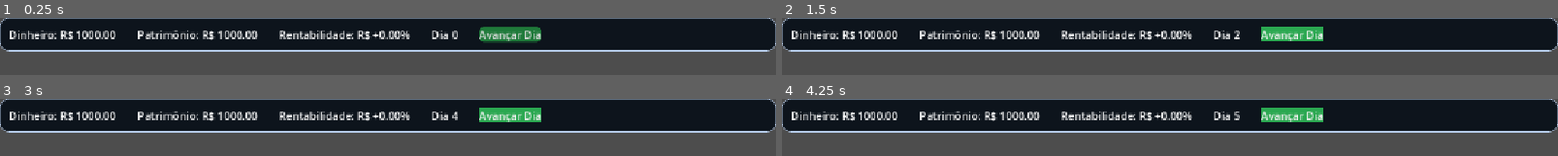
Above: before the commit, frames 1-4 (two rows, left to right).
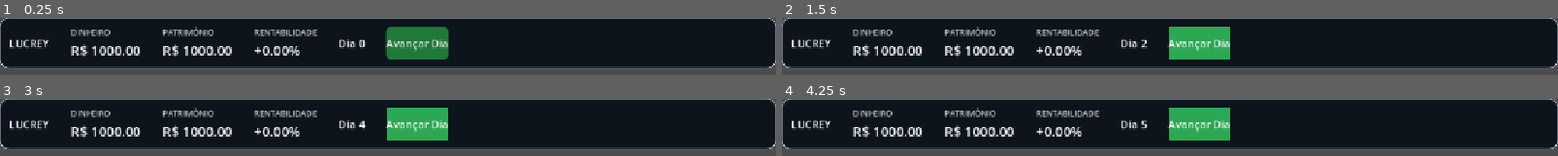
Above: after the commit, the same moments.

Repository: sofiabali/Lucrey
Game: Godot game, scene res://scenes/main.tscn
Two runs of this game, one before a commit and one after it. Both use one fixed random seed, a clock stepped at 60 frames per second and the inputs below. This scene is started directly instead of the project's main scene.
Inputs:
- Up to frame 1 (0.25 s): no input
- Up to frame 2 (1.5 s): click "Avançar Dia" at 0.5 s; click "Avançar Dia" at 1.25 s
- Up to frame 3 (3 s): click "Avançar Dia" at 2 s; tap Enter at 2.75 s
- Up to frame 4 (4.25 s): tap Space at 3.5 s

The runs differ from the first frame. In frame 1, 45% of the frame differs, in the area x 0-100%, y 15-89%; in frame 2, 44%; in frame 3, 44%; in frame 4, 44%.

Commit message:
Mudando tema a depender da rentabilidade

Diff:
--- a/jogo/scenes/hud.tscn
+++ b/jogo/scenes/hud.tscn
@@ -19,17 +19,54 @@
 layout_mode = 2
 theme_override_constants/separation = 32
 
-[node name="LabelDinheiro" type="Label" parent="BarraSuperior/Margem/Linha" unique_id=1379602662]
+[node name="Logo" type="Label" parent="BarraSuperior/Margem/Linha" unique_id=2879745]
+layout_mode = 2
+text = "LUCREY"
+
+[node name="GrupoDinheiro" type="VBoxContainer" parent="BarraSuperior/Margem/Linha" unique_id=507080946]
+layout_mode = 2
+
+[node name="TituloDinheiro" type="Label" parent="BarraSuperior/Margem/Linha/GrupoDinheiro" unique_id=1379602662]
 unique_name_in_owner = true
 layout_mode = 2
+theme_override_colors/font_color = Color(0.8047428, 0.8047426, 0.8047426, 1)
+theme_override_font_sizes/font_size = 12
+text = "DINHEIRO"
 
-[node name="LabelPatrimonio" type="Label" parent="BarraSuperior/Margem/Linha" unique_id=671811843]
+[node name="ValorDinheiro" type="Label" parent="BarraSuperior/Margem/Linha/GrupoDinheiro" unique_id=158899059]
 unique_name_in_owner = true
 layout_mode = 2
+theme_override_font_sizes/font_size = 20
 
-[node name="LabelRentabilidade" type="Label" parent="BarraSuperior/Margem/Linha" unique_id=37296622]
+[node name="GrupoPatrimonio" type="VBoxContainer" parent="BarraSuperior/Margem/Linha" unique_id=1389410618]
+layout_mode = 2
+
+[node name="TituloPatrimonio" type="Label" parent="BarraSuperior/Margem/Linha/GrupoPatrimonio" unique_id=671811843]
 unique_name_in_owner = true
 layout_mode = 2
+theme_override_colors/font_color = Color(0.8039216, 0.8039216, 0.8039216, 1)
+theme_override_font_sizes/font_size = 12
+text = "PATRIMÒNIO"
+
+[node name="ValorPatrimonio" type="Label" parent="BarraSuperior/Margem/Linha/GrupoPatrimonio" unique_id=113702653]
+unique_name_in_owner = true
+layout_mode = 2
+theme_override_font_sizes/font_size = 20
+
+[node name="GrupoRentabilidade" type="VBoxContainer" parent="BarraSuperior/Margem/Linha" unique_id=1004566597]
+layout_mode = 2
+
+[node name="TituloRentabilidade" type="Label" parent="BarraSuperior/Margem/Linha/GrupoRentabilidade" unique_id=37296622]
+unique_name_in_owner = true
+layout_mode = 2
+theme_override_colors/font_color = Color(0.8039216, 0.8039216, 0.8039216, 1)
+theme_override_font_sizes/font_size = 12
+text = "RENTABILIDADE"
+
+[node name="ValorRentabilidade" type="Label" parent="BarraSuperior/Margem/Linha/GrupoRentabilidade" unique_id=2077467999]
+unique_name_in_owner = true
+layout_mode = 2
+theme_override_font_sizes/font_size = 20
 
 [node name="LabelDia" type="Label" parent="BarraSuperior/Margem/Linha" unique_id=2011235124]
 unique_name_in_owner = true
--- a/jogo/scripts/hud.gd
+++ b/jogo/scripts/hud.gd
@@ -1,8 +1,8 @@
 extends CanvasLayer
 
-@onready var label_dinheiro: Label = %LabelDinheiro
-@onready var label_patrimonio: Label = %LabelPatrimonio
-@onready var label_rentabilidade: Label = %LabelRentabilidade
+@onready var label_dinheiro: Label = %ValorDinheiro
+@onready var label_patrimonio: Label = %ValorPatrimonio
+@onready var label_rentabilidade: Label = %ValorRentabilidade
 @onready var label_dia: Label = %LabelDia
 @onready var botao_avancar: Button = %BotaoAvancar
 
@@ -15,10 +15,21 @@
 
 func _atualizar_tudo() -> void:
 	# TODO: preencher o .text de cada Label (formato igual aos prints do main.gd)
-	label_dinheiro.text = "Dinheiro: R$ %.2f" % GameState.dinheiro
-	label_patrimonio.text = "Patrimônio: R$ %.2f" % GameState.patrimonio()
-	label_rentabilidade.text = "Rentabilidade: R$ %+.2f%%" % GameState.rentabilidade()
+	label_dinheiro.text = "R$ %.2f" % GameState.dinheiro
+	label_patrimonio.text = "R$ %.2f" % GameState.patrimonio()
+	# Mudando tema a depender da rentabilidade
+	var rent: float = GameState.rentabilidade()
+
+	if rent < 0:
+		label_rentabilidade.add_theme_color_override("font_color", Color.CRIMSON)
+	elif rent > 0:
+		label_rentabilidade.add_theme_color_override("font_color", Color("#2ECC71"))
+	else:
+		label_rentabilidade.remove_theme_color_override("font_color")
+
+	label_rentabilidade.text = "%+.2f%%" % rent
 	label_dia.text = "Dia %d" % Market.dia
+
 	pass
 
 
